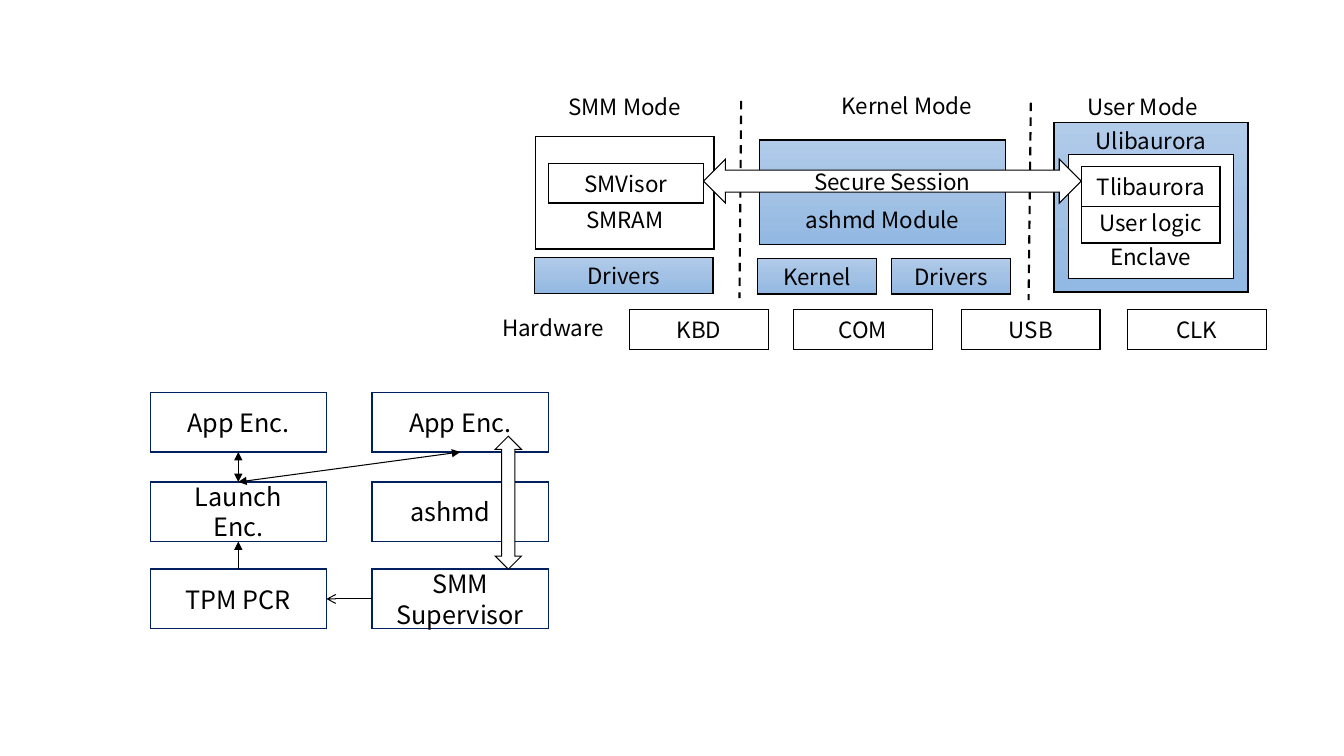
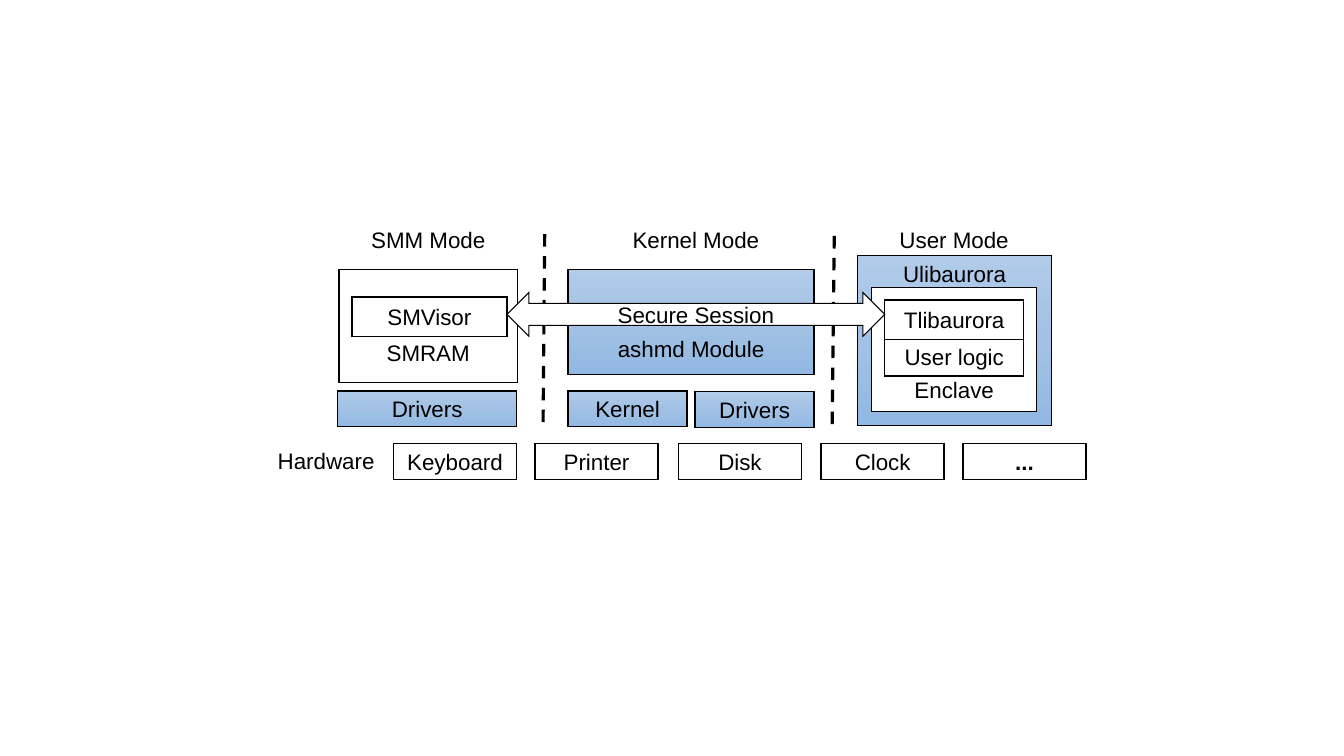
Before and after one commit to Maxul/Aurora, a slide deck: slide 1 of Aurora-desktop.pptx. Drawn at 1344x756 pixels with LibreOffice and Linux fonts; fonts in the diff are those of the drawing. Boxes give left, top, right and bottom in pixels: in the first picture for what was removed or moved away, otherwise in the second. Text is boxed around its words. In the diff, an @@ line names an element or a change of style, - is before the commit and + after.

```diff
--- a/Aurora-desktop.pptx
+++ b/Aurora-desktop.pptx
@@ line (544, 234) - (543, 432): stroke #000000 1.5 pt dashed to #000000 2.25 pt dashed @@
@@ text "Kernel Mode": place and size @@
-text "Kernel Mode" at box(842, 96, 972, 115)
+text "Kernel Mode" at box(633, 231, 759, 249)
@@ 8 rectangles, 2 lines, 1 text, 1 left right arrow: place and size @@
-8 rectangles, 2 lines, 1 text, 1 left right arrow at box(534, 97, 1248, 300)
+8 rectangles, 2 lines, 1 text, 1 left right arrow at box(338, 231, 1052, 434)
@@ line (835, 236) - (833, 434): stroke #000000 1.5 pt dashed to #000000 2.25 pt dashed @@
@@ text "User Mode": place and size @@
-text "User Mode" at box(1087, 97, 1198, 116)
+text "User Mode" at box(899, 231, 1009, 249)
@@ font Noto Sans CJK SC to Arial in 15 elements at box(278, 452, 375, 470), box(338, 391, 516, 426), box(339, 270, 517, 383), box(352, 297, 507, 337), box(371, 231, 485, 249), box(633, 231, 759, 249), box(696, 391, 815, 426), box(569, 391, 688, 426), box(569, 270, 815, 375), box(858, 256, 1052, 425), box(872, 287, 1037, 411), box(885, 337, 1024, 376), box(885, 300, 1024, 340), box(899, 231, 1009, 249), box(507, 292, 885, 337) @@
@@ rectangle "ashmd Module": place and size @@
-rectangle "ashmd Module" at box(759, 140, 1005, 245)
+rectangle "ashmd Module" at box(569, 270, 815, 375)
@@ rectangle removed at box(629, 310, 768, 349) @@
-KBD
@@ rectangle removed at box(793, 310, 933, 349) @@
-COM
@@ rectangle removed at box(962, 310, 1101, 349) @@
-USB
@@ rectangle removed at box(1128, 310, 1267, 349) @@
-CLK
@@ rectangle removed at box(150, 392, 327, 452) @@
-App Enc.
@@ rectangle removed at box(372, 392, 548, 452) @@
-App Enc.
@@ rectangle "Kernel": place and size @@
-rectangle "Kernel" at box(758, 258, 877, 293)
+rectangle "Kernel" at box(569, 391, 688, 426)
@@ text "Hardware": place and size @@
-text "Hardware" at box(502, 318, 604, 337)
+text "Hardware" at box(278, 452, 375, 470)
@@ rectangle added at box(393, 444, 516, 479), fill #FFFFFF, outline #000000 1 pt, 16 pt, text #000000 @@
+Keyboard
@@ left right arrow removed at box(495, 437, 521, 570) @@
@@ rectangle added at box(535, 444, 658, 479), fill #FFFFFF, outline #000000 1 pt, 16 pt, text #000000 @@
+Printer
@@ rectangle added at box(679, 444, 802, 479), fill #FFFFFF, outline #000000 1 pt, 16 pt, text #000000 @@
+Disk
@@ rectangle added at box(822, 444, 945, 479), fill #FFFFFF, outline #000000 1 pt, 16 pt, text #000000 @@
+Clock
@@ rectangle added at box(963, 444, 1086, 479), fill #FFFFFF, outline #000000 1 pt, 16 pt, text #000000, bold @@
+...
@@ double arrow removed from (238, 452) to (238, 482) @@
@@ double arrow removed from (238, 482) to (461, 452) @@
@@ rectangle removed at box(150, 482, 327, 541) @@
-Launch
-Enc.
@@ rectangle removed at box(372, 482, 548, 541) @@
-ashmd
@@ arrow removed from (238, 570) to (238, 541) @@
@@ rectangle removed at box(150, 570, 327, 629) @@
-TPM PCR
@@ arrow removed from (372, 599) to (327, 599) @@
@@ rectangle removed at box(372, 570, 548, 629) @@
-SMM
-Supervisor
```
Also in this commit, not shown: 3 other slides changed, 1 slide added, 6 other files.
